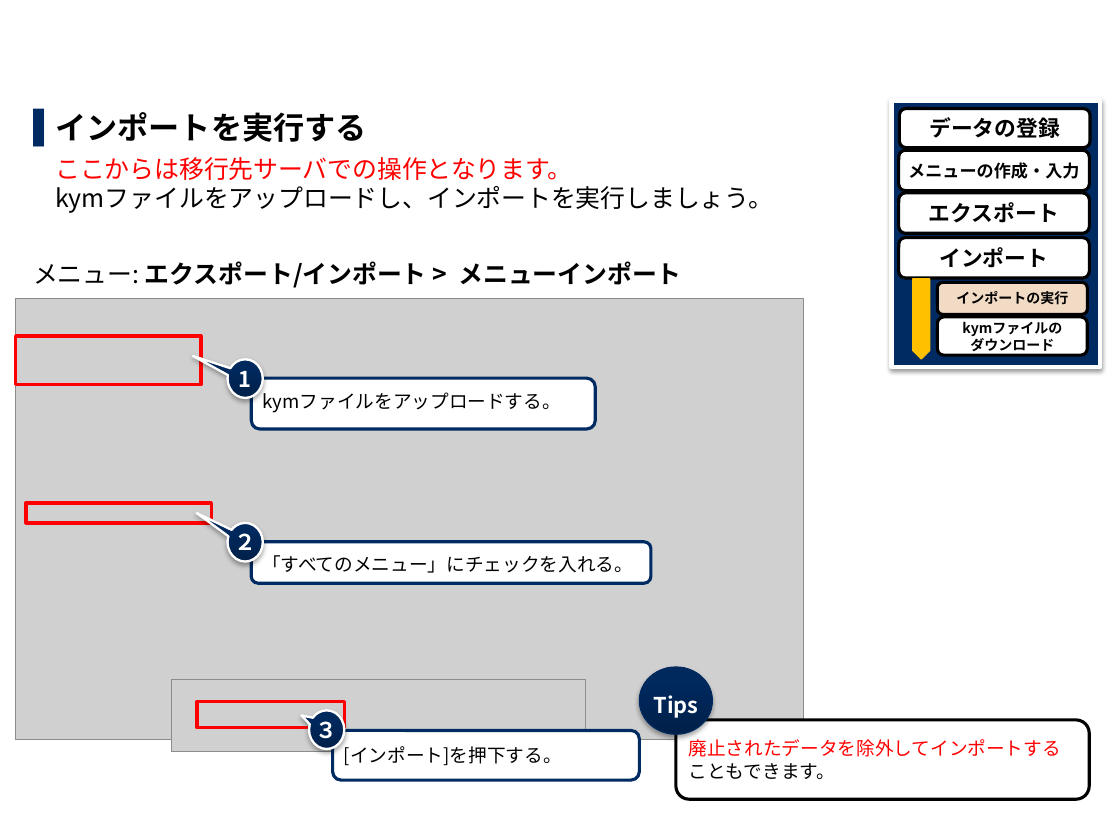
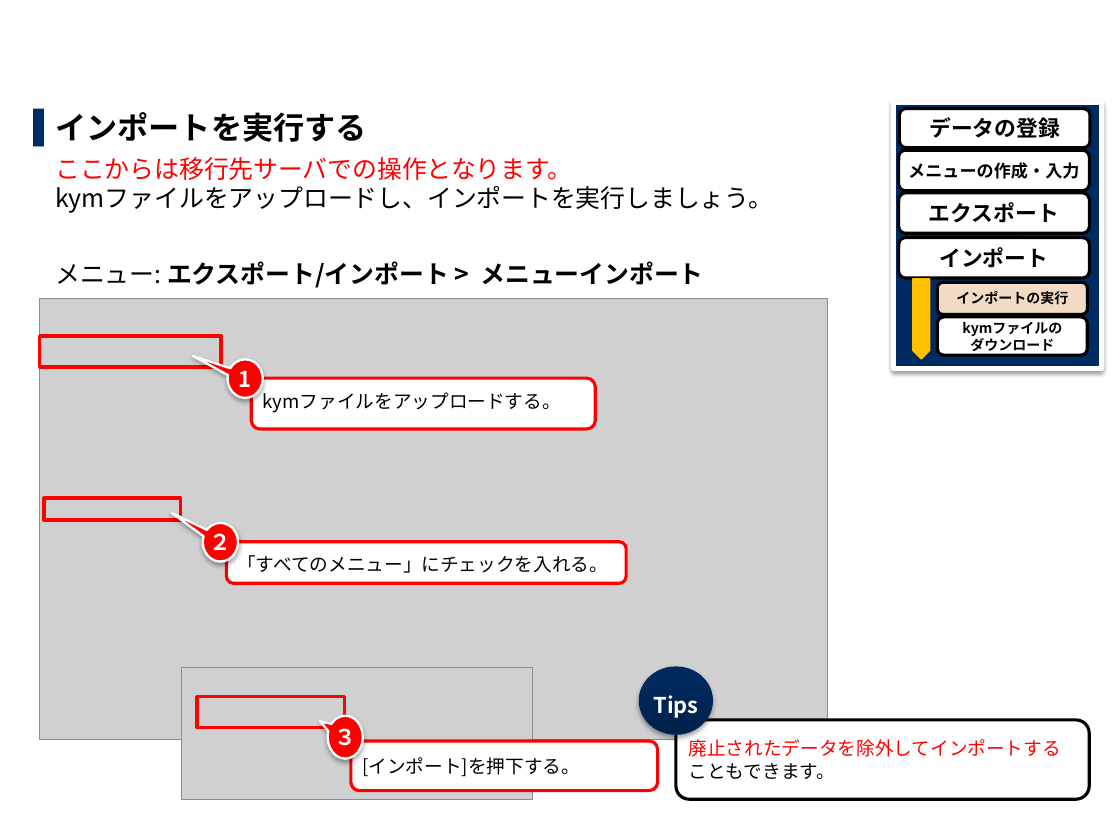
Before and after one commit to exastro-suite/it-automation-docs, a slide deck: slide 16 of asset/Learn_ja/ITA-export-import_ja_practice.pptx. Drawn at 1120x840 pixels with LibreOffice and Linux fonts; fonts in the diff are those of the drawing; grey boxes stand for pictures; background and template pictures are left out. Boxes give left, top, right and bottom in pixels: in the first picture for what was removed or moved away, otherwise in the second. Text is boxed around its words. In the diff, an @@ line names an element or a change of style, - is before the commit and + after.

```diff
--- a/asset/Learn_ja/ITA-export-import_ja_practice.pptx
+++ b/asset/Learn_ja/ITA-export-import_ja_practice.pptx
@@ text at (x1=55, y1=261, x2=704, y2=288): indent changed @@
@@ picture moved from (x1=16, y1=299, x2=803, y2=739) to (x1=39, y1=299, x2=827, y2=739) @@
@@ rectangle resized from (x1=16, y1=336, x2=200, y2=384) to (x1=39, y1=336, x2=221, y2=367) @@
@@ rectangle resized from (x1=26, y1=503, x2=211, y2=523) to (x1=44, y1=498, x2=180, y2=521) @@
@@ speech bubble "２" moved from (x1=227, y1=523, x2=263, y2=562) to (x1=203, y1=523, x2=239, y2=562) @@
@@ rounded rectangle "「すべてのメニュー」にチェックを入れる。" moved from (x1=251, y1=542, x2=651, y2=584) to (x1=226, y1=542, x2=626, y2=584) @@
@@ picture removed at (x1=171, y1=680, x2=586, y2=752) @@
@@ picture added at (x1=181, y1=668, x2=532, y2=800) @@
@@ rectangle resized from (x1=197, y1=701, x2=344, y2=727) to (x1=197, y1=697, x2=344, y2=728) @@
@@ fill gradient #002049 to #002A5F to #FF0000 in 3 elements at (x1=227, y1=360, x2=263, y2=399), (x1=203, y1=523, x2=239, y2=562), (x1=328, y1=716, x2=364, y2=758) @@
@@ speech bubble "３" moved from (x1=309, y1=710, x2=345, y2=749) to (x1=328, y1=716, x2=364, y2=758) @@
@@ outline #002B62 2 pt to #FF0000 2 pt in 3 elements at (x1=251, y1=379, x2=595, y2=429), (x1=226, y1=542, x2=626, y2=584), (x1=351, y1=741, x2=657, y2=791) @@
@@ rounded rectangle "[インポート]を押下する。" moved from (x1=333, y1=730, x2=640, y2=780) to (x1=351, y1=741, x2=657, y2=791) @@
```
Also in this commit, not shown: 15 other slides changed, 12 slides added, 4 other files.
